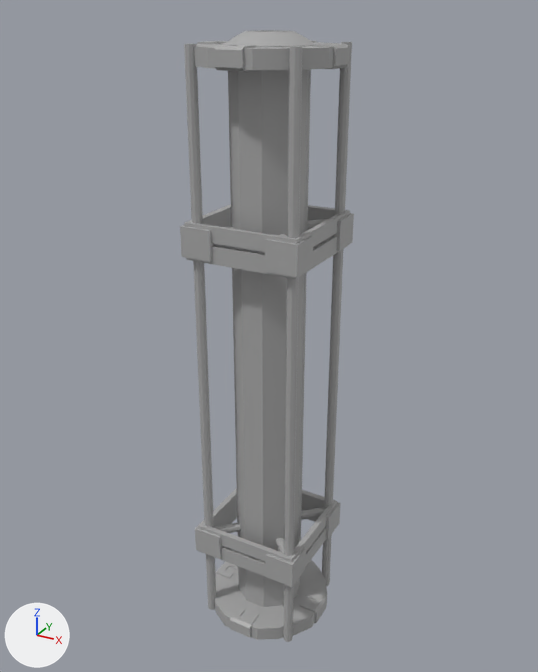
Renders of the FBX model Content/Enviro/Props/Hangar_Props/S_Obstacle.fbx from each side of a commit.
One viewpoint serves both versions: a 50 mm lens placed at (1.25, -2.28, 2.45), pointed at (-0.02, 0.04, 1.29). The lights are fixed; the arrows at lower left show +X, +Y and +Z. Where no turn or scale is listed for an object, it has been applied to the vertices. Vertices at the same position are counted once.

Script lines for the objects in view, before the commit:
```python
me_mesh = bpy.data.meshes.new('Mesh')
me_mesh.from_pydata(...)  # 1126 vertices, 1018 faces; spans x -0.26..0.26, y -0.26..0.26, z 0.0..2.38
me_mesh.materials.append(mat_standardsurface1)  # grey #aaaaaa
ob_obstacle = bpy.data.objects.new('Obstacle', me_mesh)
ob_obstacle.location = (0.0, 0.0, 0.0)
```
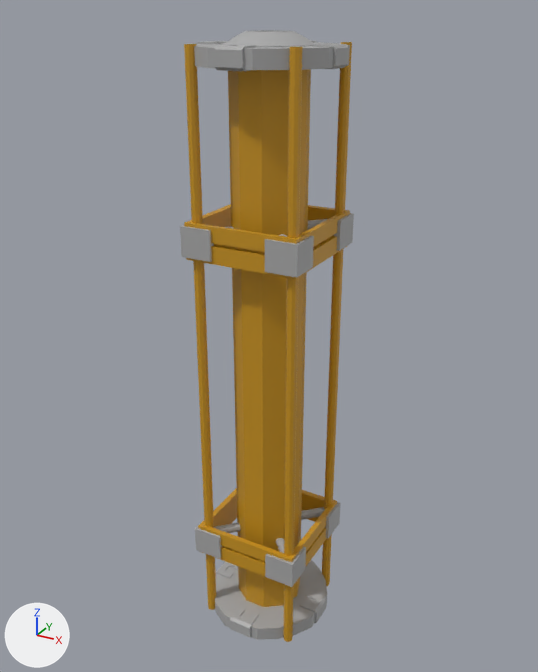
Location of each change, (x1, y1, x2, y2) in pixels of the pictures (538 x 672 px):
part 1 of me_mesh, recoloured: (184, 42, 352, 642) in both

What the commit changed:
Material 'standardSurface2' (mat_standardsurface2) is new.
Its base color is (0.588, 0.3, 0.0112) (orange #ca951b).
me_mesh has 1126 vertices, 1018 faces and spans x -0.26..0.26, y -0.26..0.26, z 0.0..2.38.
me_mesh is used by ob_obstacle; location (0.0, 0.0, 0.0).
me_mesh part 1: 114 of the faces centred in x -0.22..0.22, y -0.22..0.22, z 0.36..1.77 switch from mat_standardsurface1 (grey #aaaaaa) to mat_standardsurface2 (orange #ca951b).
